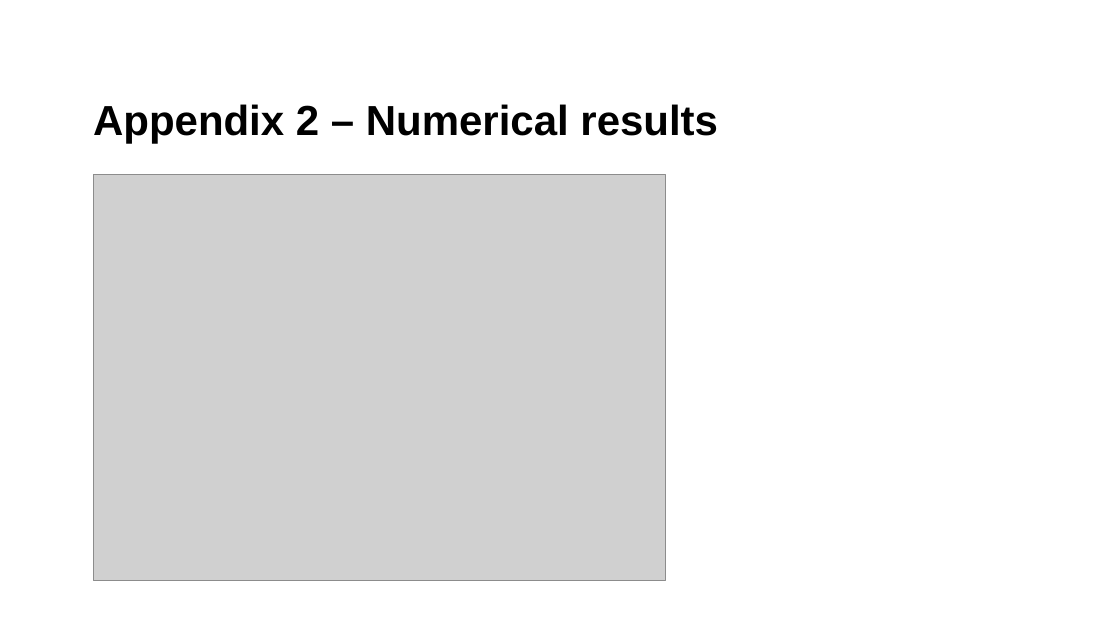
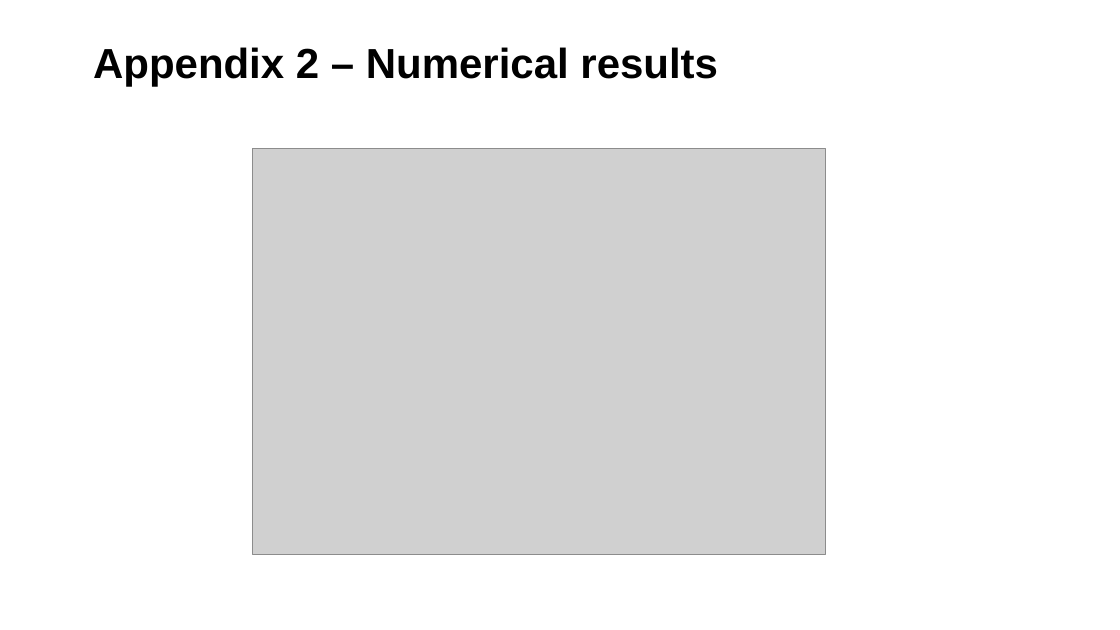
Before and after one commit to MikkelVembye/SRMA-SIG-presentation, a slide deck: slide 16 of SRMA SIG presentation 2024 .potx.pptx (slide 15 before the commit). Drawn at 1120x630 pixels with LibreOffice and Linux fonts; fonts in the diff are those of the drawing; grey boxes stand for pictures; background and template pictures are left out. Boxes give left, top, right and bottom in pixels: in the first picture for what was removed or moved away, otherwise in the second. Text is boxed around its words. In the diff, an @@ line names an element or a change of style, - is before the commit and + after.

```diff
--- a/SRMA SIG presentation 2024 .potx.pptx
+++ b/SRMA SIG presentation 2024 .potx.pptx
@@ title "Appendix 2 – Numerical results": place and size @@
-title "Appendix 2 – Numerical results" at (93, 104, 718, 143)
+title "Appendix 2 – Numerical results" at (93, 47, 718, 86)
@@ picture: place and size @@
-picture at (93, 175, 665, 581)
+picture at (253, 149, 825, 555)
```
Also in this commit, not shown: 7 other slides changed, 1 slide added.
